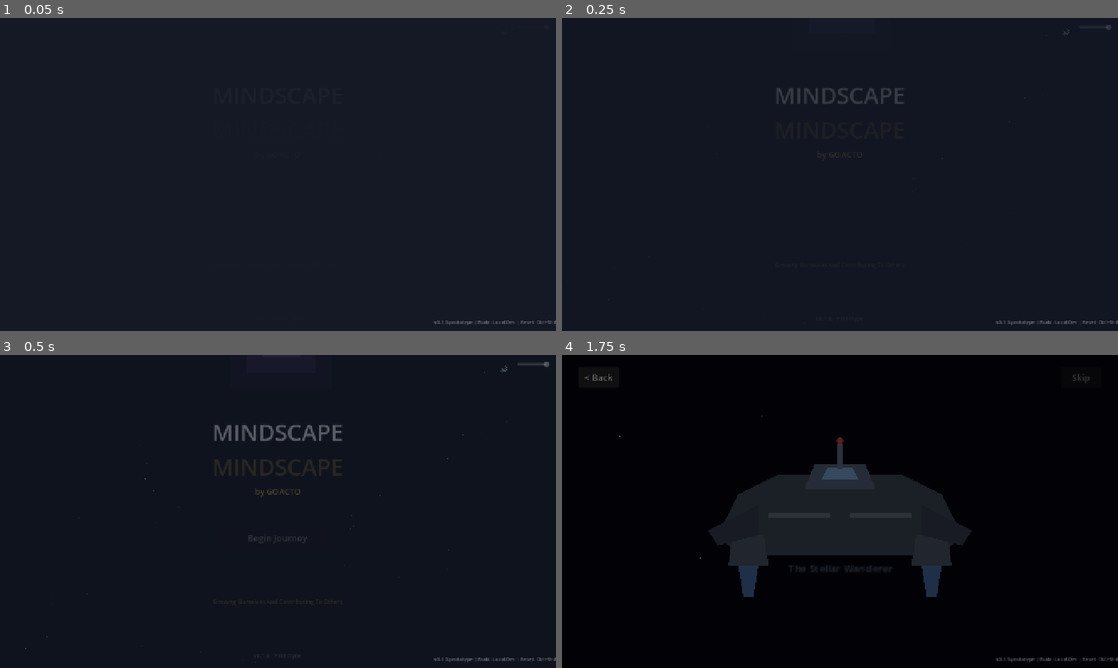
Above: before the commit, frames 1-4 (two rows, left to right).
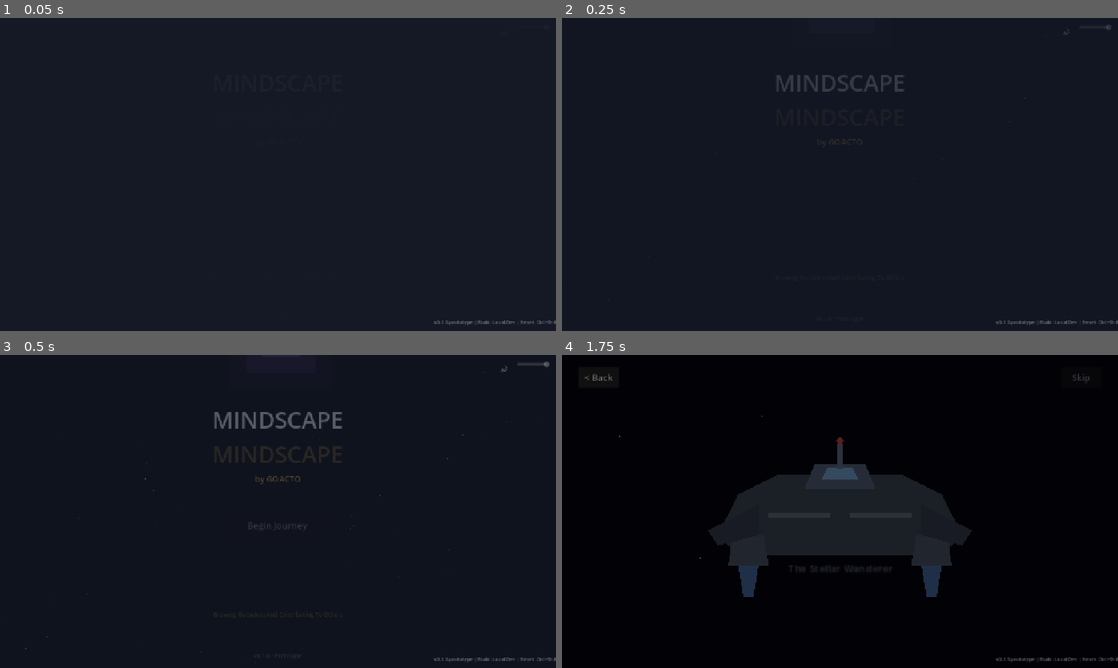
Above: after the commit, the same moments.

Repository: goacto/goacto-game
Game: Godot game, scene res://scenes/main_menu/main_menu.tscn
The game is run twice, just before and just after one commit, with the same random seed, the same clock (stepped at 60 frames per second) and the same inputs. Sound files missing from this copy of the repository are replaced by a short silence.
Inputs:
- Up to frame 1 (0.05 s): no input
- Up to frame 2 (0.25 s): no input
- Up to frame 3 (0.5 s): no input
- Up to frame 4 (1.75 s): click "Begin Journey" at 0.5 s; click "< Back" at 1.25 s

The runs differ from the first frame. In frame 2, 0.8% of the frame differs, in the area x 38-62%, y 18-45%; in frame 3, 1.6%, in the area x 38-62%, y 18-84%; in frame 4, nothing differs.

Commit message:
Fix console visual + add JSON save/load to main menu
Console Fix:
- Fixed position mismatch (console at 0,0 not 280,-80)
- Hologram now renders above the actual console visual

Main Menu:
- Load button always visible (for importing saves)
- Added Import JSON dialog (paste save data)
- Added Export JSON dialog (copy save data)

🤖 Generated with [Claude Code](https://claude.com/claude-code)

Co-Authored-By: Claude Opus 4.5 <noreply@anthropic.com>

Diff:
--- a/godot/scenes/bedroom/bedroom.gd
+++ b/godot/scenes/bedroom/bedroom.gd
@@ -1243,7 +1243,7 @@
 	# Remove placement spot from interactions, add console
 	print("[Bedroom] Updating object positions...")
 	object_positions.erase("ConsolePlacementSpot")
-	object_positions["Console"] = Vector2(280, -80)
+	object_positions["Console"] = Vector2(0, 0)  # Console visual is at origin
 
 	# Show console visual
 	print("[Bedroom] Showing console visual...")
@@ -1888,8 +1888,8 @@
 	if console_hologram:
 		return
 
-	# Find console position in isometric base
-	var console_pos = object_positions.get("Console", Vector2(280, -80))
+	# Find console position in isometric base (Console visual is at origin)
+	var console_pos = object_positions.get("Console", Vector2(0, 0))
 
 	console_hologram = Node2D.new()
 	console_hologram.name = "ConsoleHologram"
--- a/godot/scenes/main_menu/main_menu.gd
+++ b/godot/scenes/main_menu/main_menu.gd
@@ -80,13 +80,8 @@
 	var has_save = SaveManager.has_save()
 	continue_button.visible = has_save
 
-	# Check if any save slots exist
-	var has_any_slot = false
-	for i in range(1, 4):
-		if SaveManager.has_slot_save(i):
-			has_any_slot = true
-			break
-	load_button.visible = has_any_slot or has_save
+	# Load button is always visible (for importing saves)
+	load_button.visible = true
 
 	# For new players, show "Begin Journey" text
 	if has_save:
@@ -845,6 +840,37 @@
 	var sep2 = HSeparator.new()
 	vbox.add_child(sep2)
 
+	# JSON Import/Export section
+	var json_label = Label.new()
+	json_label.text = "Import / Export (JSON)"
+	json_label.add_theme_font_size_override("font_size", 14)
+	json_label.add_theme_color_override("font_color", Color(0.5, 0.55, 0.6))
+	json_label.horizontal_alignment = HORIZONTAL_ALIGNMENT_CENTER
+	vbox.add_child(json_label)
+
+	var json_row = HBoxContainer.new()
+	json_row.add_theme_constant_override("separation", 15)
+	json_row.alignment = BoxContainer.ALIGNMENT_CENTER
+	vbox.add_child(json_row)
+
+	var import_btn = Button.new()
+	import_btn.text = "Import JSON"
+	import_btn.custom_minimum_size = Vector2(140, 40)
+	import_btn.add_theme_font_size_override("font_size", 14)
+	import_btn.pressed.connect(_show_import_dialog)
+	json_row.add_child(import_btn)
+
+	var export_btn = Button.new()
+	export_btn.text = "Export JSON"
+	export_btn.custom_minimum_size = Vector2(140, 40)
+	export_btn.add_theme_font_size_override("font_size", 14)
+	export_btn.disabled = not SaveManager.has_save()
+	export_btn.pressed.connect(_show_export_dialog)
+	json_row.add_child(export_btn)
+
+	var sep3 = HSeparator.new()
+	vbox.add_child(sep3)
+
 	# Back button
 	var back_btn = Button.new()
 	back_btn.text = "Back"
@@ -1085,6 +1111,10 @@
 
 func _input(event: InputEvent) -> void:
 	if event.is_action_pressed("ui_cancel"):
+		if json_dialog:
+			_close_json_dialog()
+			get_viewport().set_input_as_handled()
+			return
 		if delete_confirm_dialog:
 			_cancel_delete_slot()
 			get_viewport().set_input_as_handled()
@@ -1092,3 +1122,173 @@
 		if load_panel and load_panel.visible:
 			_close_load_panel()
 			get_viewport().set_input_as_handled()
+
+
+# ============ JSON Import/Export ============
+var json_dialog: PanelContainer = null
+var json_text_edit: TextEdit = null
+
+func _show_import_dialog() -> void:
+	_create_json_dialog("Import Save Data", true)
+
+
+func _show_export_dialog() -> void:
+	_create_json_dialog("Export Save Data", false)
+
+
+func _create_json_dialog(title_text: String, is_import: bool) -> void:
+	if json_dialog:
+		json_dialog.queue_free()
+
+	json_dialog = PanelContainer.new()
+	json_dialog.name = "JSONDialog"
+
+	var style = StyleBoxFlat.new()
+	style.bg_color = Color(0.04, 0.04, 0.08, 0.98)
+	style.border_color = Color(0.4, 0.6, 0.8, 0.6)
+	style.set_border_width_all(2)
+	style.set_corner_radius_all(12)
+	json_dialog.add_theme_stylebox_override("panel", style)
+
+	json_dialog.set_anchors_preset(Control.PRESET_CENTER)
+	json_dialog.offset_left = -320
+	json_dialog.offset_right = 320
+	json_dialog.offset_top = -250
+	json_dialog.offset_bottom = 250
+
+	var margin = MarginContainer.new()
+	margin.add_theme_constant_override("margin_left", 20)
+	margin.add_theme_constant_override("margin_right", 20)
+	margin.add_theme_constant_override("margin_top", 15)
+	margin.add_theme_constant_override("margin_bottom", 15)
+	json_dialog.add_child(margin)
+
+	var vbox = VBoxContainer.new()
+	vbox.add_theme_constant_override("separation", 12)
+	margin.add_child(vbox)
+
+	# Title
+	var title = Label.new()
+	title.text = title_text
+	title.add_theme_font_size_override("font_size", 22)
+	title.add_theme_color_override("font_color", Color(0.5, 0.7, 0.9))
+	title.horizontal_alignment = HORIZONTAL_ALIGNMENT_CENTER
+	vbox.add_child(title)
+
+	# Instructions
+	var instructions = Label.new()
+	if is_import:
+		instructions.text = "Paste your JSON save data below:"
+	else:
+		instructions.text = "Copy your save data (select all, then copy):"
+	instructions.add_theme_font_size_override("font_size", 14)
+	instructions.add_theme_color_override("font_color", Color(0.6, 0.65, 0.7))
+	instructions.horizontal_alignment = HORIZONTAL_ALIGNMENT_CENTER
+	vbox.add_child(instructions)
+
+	# TextEdit for JSON
+	json_text_edit = TextEdit.new()
+	json_text_edit.custom_minimum_size = Vector2(580, 300)
+	json_text_edit.add_theme_font_size_override("font_size", 12)
+	json_text_edit.wrap_mode = TextEdit.LINE_WRAPPING_BOUNDARY
+
+	if not is_import:
+		# Export: populate with current save data
+		var save_data = SaveManager.export_save_data()
+		json_text_edit.text = save_data
+		json_text_edit.editable = false
+	else:
+		json_text_edit.placeholder_text = '{"version": "0.3.2", "player": {...}, ...}'
+
+	vbox.add_child(json_text_edit)
+
+	# Buttons
+	var btn_row = HBoxContainer.new()
+	btn_row.add_theme_constant_override("separation", 15)
+	btn_row.alignment = BoxContainer.ALIGNMENT_CENTER
+	vbox.add_child(btn_row)
+
+	var cancel_btn = Button.new()
+	cancel_btn.text = "Cancel"
+	cancel_btn.custom_minimum_size = Vector2(120, 42)
+	cancel_btn.add_theme_font_size_override("font_size", 16)
+	cancel_btn.pressed.connect(_close_json_dialog)
+	btn_row.add_child(cancel_btn)
+
+	if is_import:
+		var import_btn = Button.new()
+		import_btn.text = "Import"
+		import_btn.custom_minimum_size = Vector2(120, 42)
+		import_btn.add_theme_font_size_override("font_size", 16)
+		import_btn.add_theme_color_override("font_color", Color(0.4, 0.8, 0.5))
+		import_btn.pressed.connect(_do_import)
+		btn_row.add_child(import_btn)
+	else:
+		var copy_btn = Button.new()
+		copy_btn.text = "Copy All"
+		copy_btn.custom_minimum_size = Vector2(120, 42)
+		copy_btn.add_theme_font_size_override("font_size", 16)
+		copy_btn.pressed.connect(_copy_export_text)
+		btn_row.add_child(copy_btn)
+
+	add_child(json_dialog)
+
+	# Animate
+	json_dialog.modulate.a = 0.0
+	json_dialog.scale = Vector2(0.95, 0.95)
+	var tween = create_tween()
+	tween.set_parallel(true)
+	tween.tween_property(json_dialog, "modulate:a", 1.0, 0.2)
+	tween.tween_property(json_dialog, "scale", Vector2(1.0, 1.0), 0.2).set_ease(Tween.EASE_OUT)
+
+
+func _close_json_dialog() -> void:
+	if json_dialog:
+		json_dialog.queue_free()
+		json_dialog = null
+	json_text_edit = null
+
+
+func _do_import() -> void:
+	if not json_text_edit or json_text_edit.text.strip_edges() == "":
+		_show_import_result("Please paste your save data first.", false)
+		return
+
+	var success = SaveManager.import_save_data(json_text_edit.text)
+	if success:
+		_show_import_result("Save data imported successfully!\nThe game will now load.", true)
+		await get_tree().create_timer(1.5).timeout
+		_close_json_dialog()
+		_close_load_panel()
+		# Load the imported data
+		SaveManager.load_game()
+		GameManager.player_data["wakeup_from_continue"] = true
+		_enter_mindscape()
+	else:
+		_show_import_result("Import failed. Check that the data is valid JSON.", false)
+
+
+func _copy_export_text() -> void:
+	if json_text_edit:
+		DisplayServer.clipboard_set(json_text_edit.text)
+		_show_import_result("Copied to clipboard!", true)
+
+
+func _show_import_result(message: String, success: bool) -> void:
+	# Show a brief result message
+	var result_label = Label.new()
+	result_label.text = message
+	result_label.add_theme_font_size_override("font_size", 16)
+	result_label.add_theme_color_override("font_color", Color(0.4, 0.9, 0.5) if success else Color(0.9, 0.4, 0.4))
+	result_label.horizontal_alignment = HORIZONTAL_ALIGNMENT_CENTER
+	result_label.set_anchors_preset(Control.PRESET_CENTER_BOTTOM)
+	result_label.offset_top = -60
+	result_label.offset_bottom = -30
+
+	if json_dialog:
+		json_dialog.add_child(result_label)
+
+		# Fade out after 2 seconds
+		var tween = create_tween()
+		tween.tween_property(result_label, "modulate:a", 0.0, 0.5).set_delay(2.0)
+		tween.tween_callback(result_label.queue_free)
